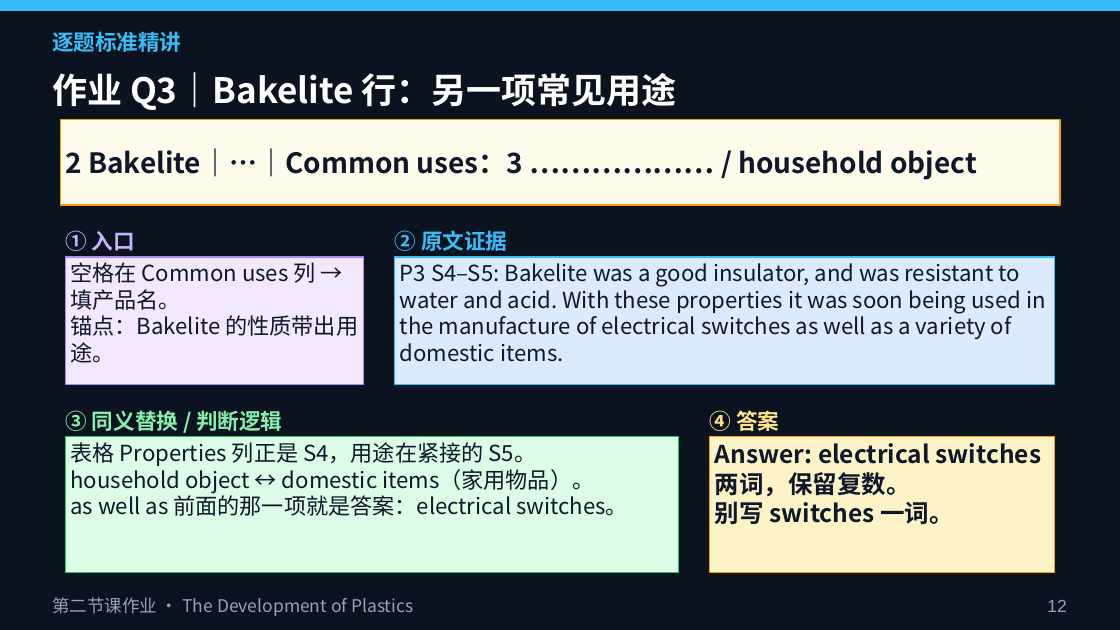
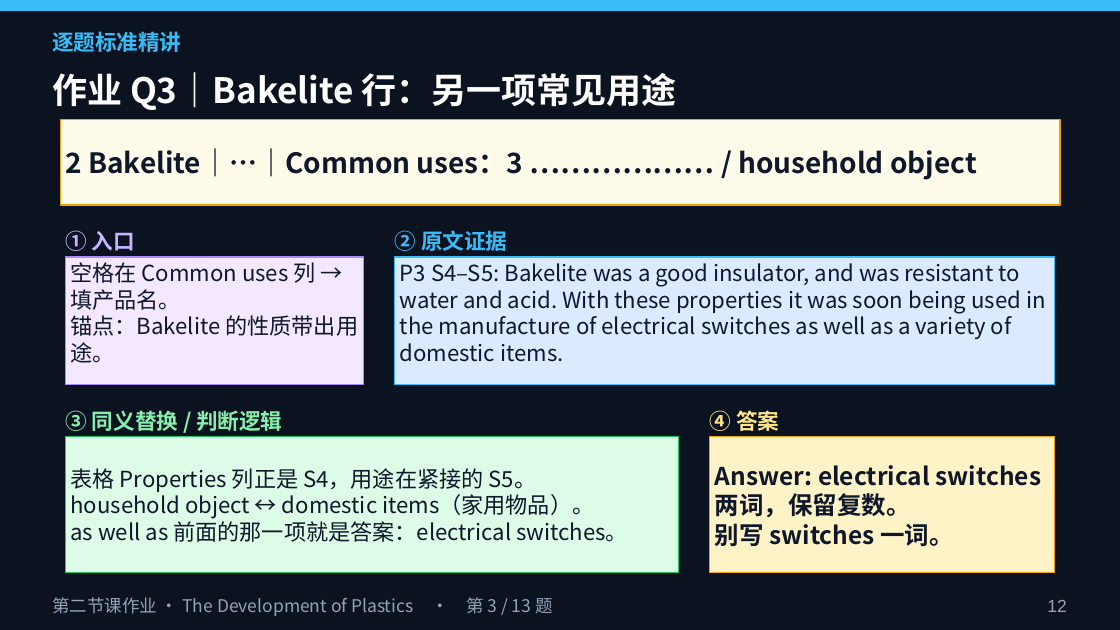
Before and after one commit to mrgreedcp-spec/AI-Portfolio, a slide deck: slide 12 of lesson3/第三节课PPT_雅思阅读精讲.pptx. Drawn at 1120x630 pixels with LibreOffice and Linux fonts; fonts in the diff are those of the drawing. Boxes give left, top, right and bottom in pixels: in the first picture for what was removed or moved away, otherwise in the second. Text is boxed around its words. In the diff, an @@ line names an element or a change of style, - is before the commit and + after.

```diff
--- a/lesson3/第三节课PPT_雅思阅读精讲.pptx
+++ b/lesson3/第三节课PPT_雅思阅读精讲.pptx
@@ rectangle "表格 Properties 列正是 S4，用途在紧接的 S5。" at <box>66,437,679,573</box>: vertical alignment top to middle @@
@@ rectangle "Answer: electrical switches" at <box>710,437,1054,573</box>: vertical alignment top to middle @@
@@ text at <box>52,597,552,616</box>: text changed @@
-第二节课作业 · The Development of Plastics
+第二节课作业 · The Development of Plastics · 第 3 / 13 题
```
Also in this commit, not shown: 158 other slides changed, 8 other files.
